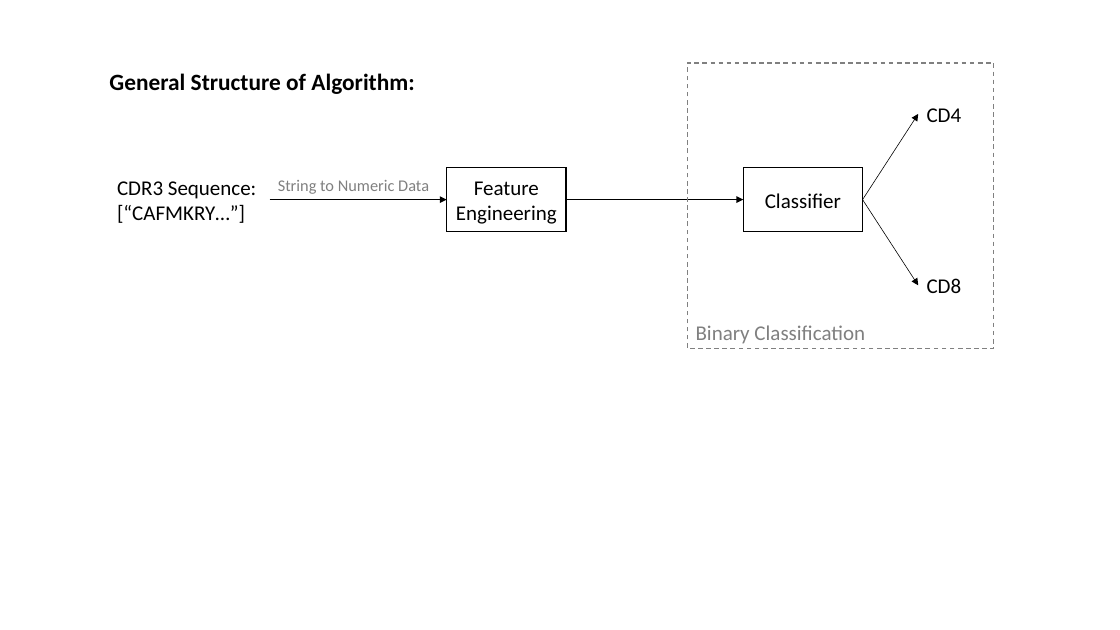
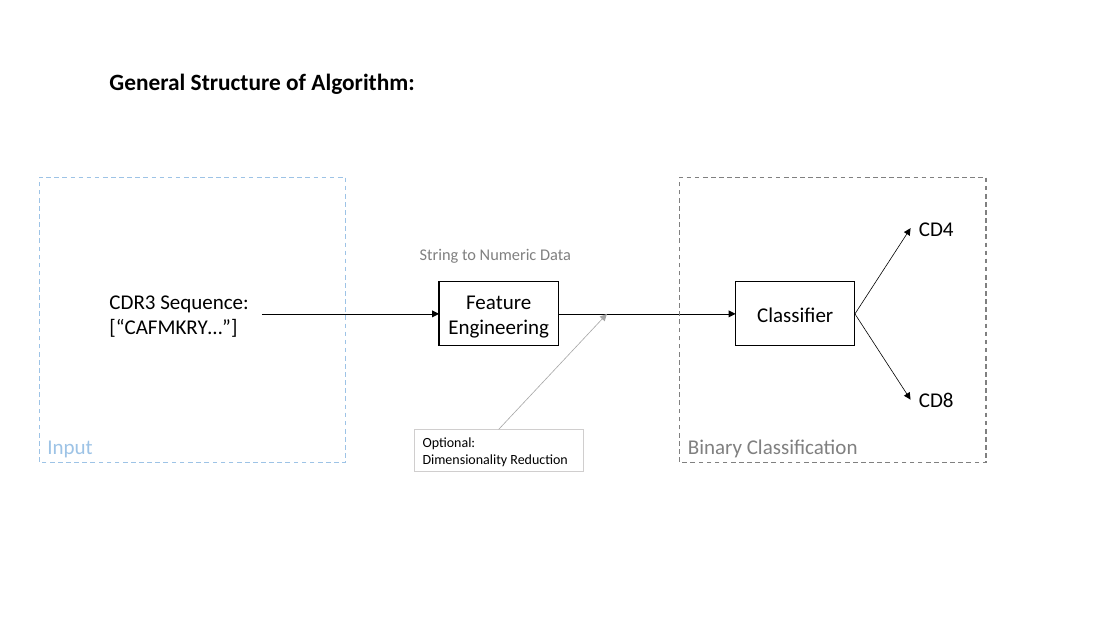
Before and after one commit to innate2adaptive/tcRIP, a slide deck: slide 3 of presentations/algorithm_overview.pptx (slide 1 before the commit). Drawn at 1120x630 pixels with LibreOffice and Linux fonts; fonts in the diff are those of the drawing. Boxes give left, top, right and bottom in pixels: in the first picture for what was removed or moved away, otherwise in the second. Text is boxed around its words. In the diff, an @@ line names an element or a change of style, - is before the commit and + after.

```diff
--- a/presentations/algorithm_overview.pptx
+++ b/presentations/algorithm_overview.pptx
@@ rectangle added at [39, 177, 346, 463], outline #9DC3E6 1 pt dashed, 18 pt, text #9DC3E6 @@
+Input
@@ text "String to Numeric Data": place and size @@
-text "String to Numeric Data" at [278, 180, 429, 194]
+text "String to Numeric Data" at [420, 249, 571, 263]
@@ arrow added from (499, 429) to (607, 314), #A5A5A5 0.5 pt @@
@@ 2 texts, 1 rectangle, 1 arrow: place and size @@
-2 texts, 1 rectangle, 1 arrow at [566, 63, 994, 349]
+2 texts, 1 rectangle, 1 arrow at [559, 177, 986, 463]
@@ 3 arrows, 2 rectangles, 1 text: place and size @@
-3 arrows, 2 rectangles, 1 text at [117, 114, 918, 286]
+3 arrows, 2 rectangles, 1 text at [109, 229, 911, 400]
@@ rectangle added at [414, 429, 583, 471], outline #D0CECE 0.75 pt, 12 pt, text #000000 @@
+Optional:
+Dimensionality Reduction
```
Also in this commit, not shown: 2 other slides changed, 12 slides added, 1 slide removed, 4 other files.
